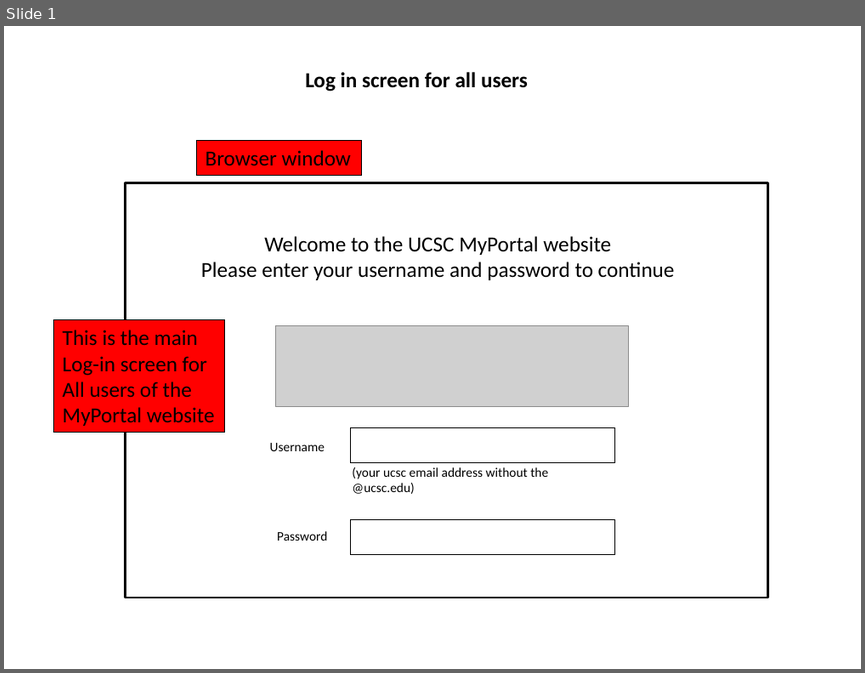
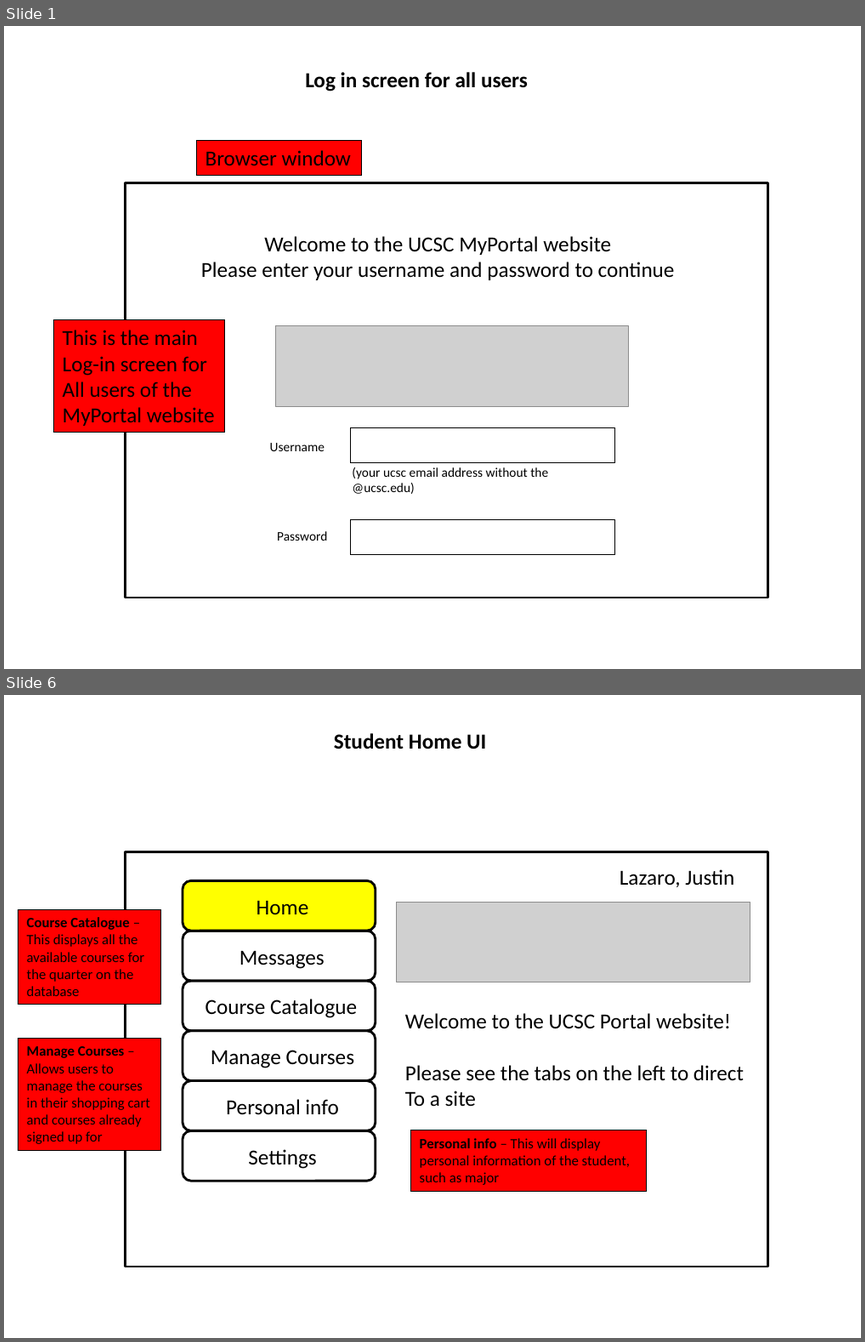
Before and after one commit to bpross/MyCourses-Scheduler, a slide deck: docs/requirements/Preliminary User Interface.pptx. Shown one above the other, each under a label of ours: slide 1 before the commit, slides 1 and 6 after it; the slides between them are not shown. The pictures are 865x673 and 865x1342 pixels, drawn with LibreOffice and Linux fonts; fonts in the diff are those of the drawing; grey boxes stand for pictures. Boxes give left, top, right and bottom in pixels: in the first picture for what was removed or moved away, otherwise in the second. Text is boxed around its words. In the diff, an @@ line names an element or a change of style, - is before the commit and + after.

```diff
--- a/docs/requirements/Preliminary User Interface.pptx
+++ b/docs/requirements/Preliminary User Interface.pptx
@@ slide 6 added at (4,695,861,1338), background #FFFFFF @@
@@ text added at (334,733,486,749), 18 pt, text #000000, bold @@
+Student Home UI
@@ rectangle added at (126,851,768,1265), outline #000000 2 pt @@
@@ text added at (619,869,734,887), 18 pt, text #000000 @@
+Lazaro, Justin
@@ rounded rectangle added at (182,881,375,930), fill #FFFF00, outline #000000 2 pt @@
@@ rectangle added at (18,909,161,1004), fill #FF0000, outline #000000 0.75 pt, 12 pt, text #000000 @@
+Course Catalogue – This displays all the available courses for the quarter on the database
@@ text added at (256,900,309,914), 18 pt, text #000000 @@
+Home
@@ picture added at (397,902,749,982) @@
@@ rounded rectangle added at (182,930,375,981), outline #000000 2 pt @@
@@ text added at (239,950,324,969), 18 pt, text #000000 @@
+Messages
@@ rounded rectangle added at (182,981,375,1030), outline #000000 2 pt @@
@@ text added at (205,998,357,1018), 18 pt, text #000000 @@
+Course Catalogue
@@ text added at (405,1013,744,1106), 18 pt, text #000000 @@
+Welcome to the UCSC Portal website!
+Please see the tabs on the left to direct
+To a site
@@ rectangle added at (18,1038,161,1150), fill #FF0000, outline #000000 0.75 pt, 12 pt, text #000000 @@
+Manage Courses – Allows users to manage the courses in their shopping cart and courses already signed up for
@@ rounded rectangle added at (182,1031,375,1081), outline #000000 2 pt @@
@@ text added at (211,1049,354,1068), 18 pt, text #000000 @@
+Manage Courses
@@ rounded rectangle added at (182,1081,375,1130), outline #000000 2 pt @@
@@ text added at (226,1099,338,1115), 18 pt, text #000000 @@
+Personal info
@@ rounded rectangle added at (182,1130,375,1180), outline #000000 2 pt @@
@@ text added at (248,1149,316,1168), 18 pt, text #000000 @@
+Settings
@@ rectangle added at (411,1130,647,1191), fill #FF0000, outline #000000 0.75 pt, 12 pt, text #000000 @@
+Personal info – This will display personal information of the student, such as major
```
Also in this commit, not shown: 2 slides changed, 3 other slides added.
